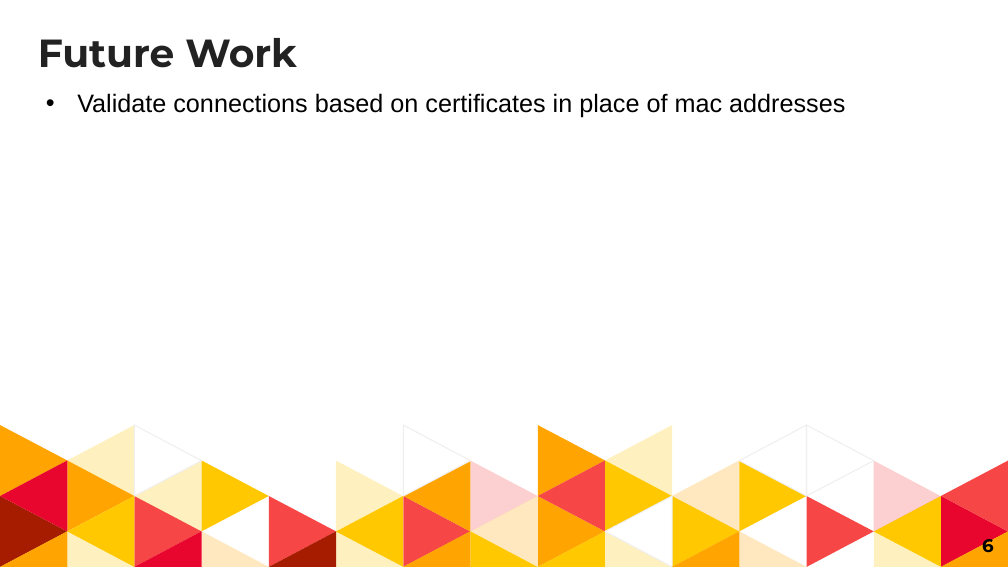
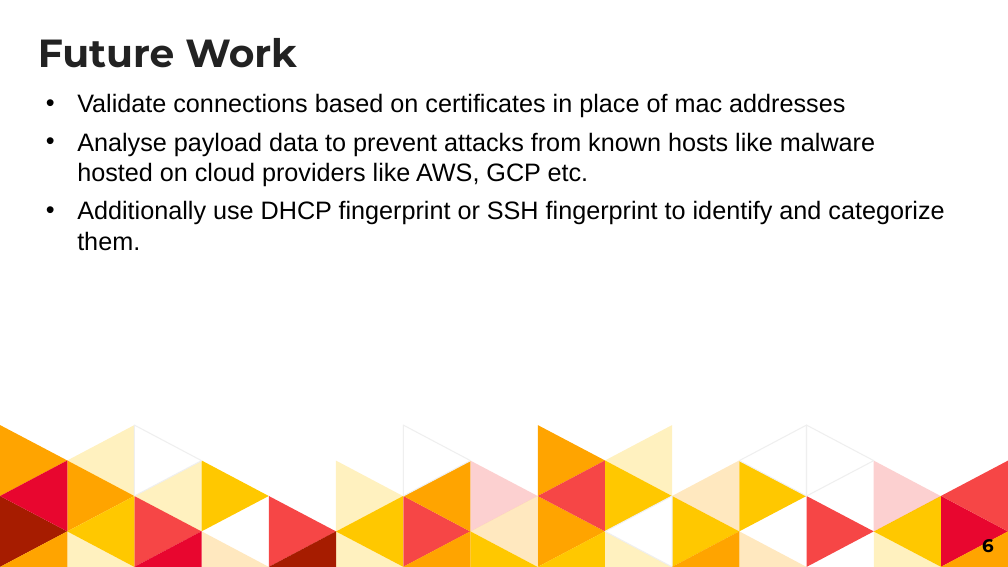
Before and after one commit to manalgandhi/Viterbi_Hackathon_2018, a slide deck: slide 6 of Team1.pptx. Drawn at 1008x567 pixels with LibreOffice and Linux fonts; fonts in the diff are those of the drawing. Boxes give left, top, right and bottom in pixels: in the first picture for what was removed or moved away, otherwise in the second. Text is boxed around its words. In the diff, an @@ line names an element or a change of style, - is before the commit and + after.

Commit message:
ppt

```diff
--- a/Team1.pptx
+++ b/Team1.pptx
@@ text at <box>77,132,944,251</box>: paragraphs added @@
+• Analyse payload data to prevent attacks from known hosts like malware hosted on cloud providers like AWS, GCP etc.
+• Additionally use DHCP fingerprint or SSH fingerprint to identify and categorize them.
```
Also in this commit, not shown: 5 other files.
